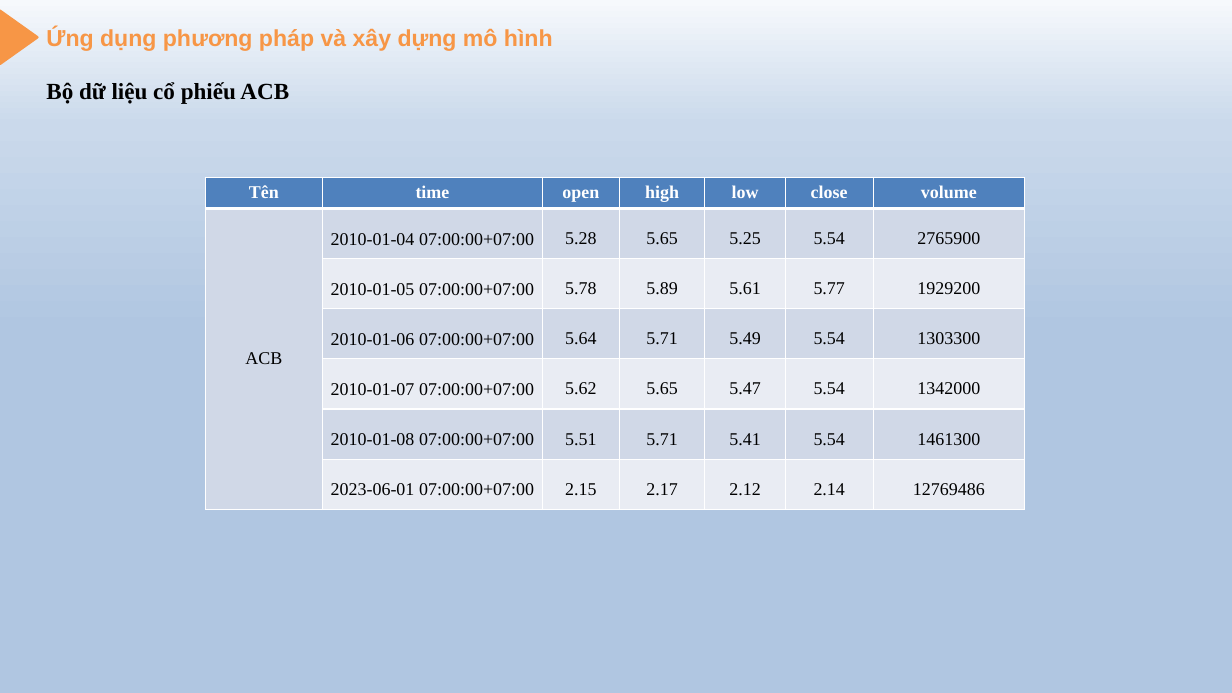
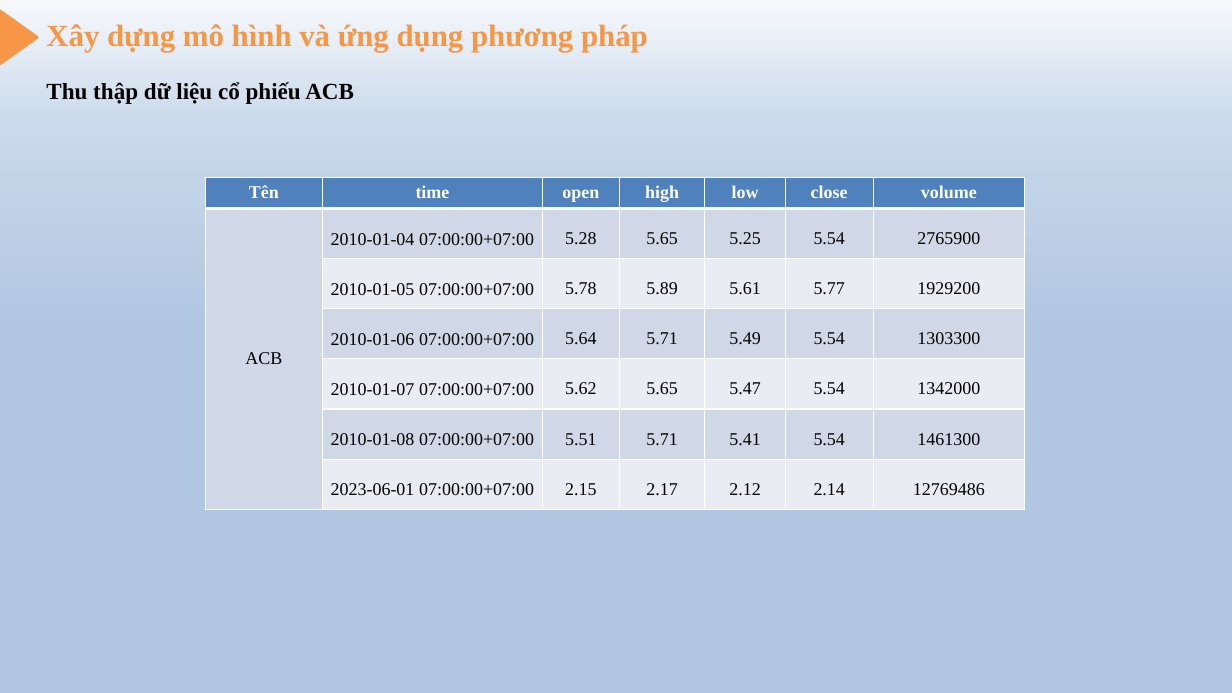
Before and after one commit to tintran2211-dev/Scientific-research, a slide deck: slide 16 of 60PM2_1851171644_TranCongTin/Code_60PM2_1871171644_TranCongTin/Slide.pptx. Drawn at 1232x693 pixels with LibreOffice and Linux fonts; fonts in the diff are those of the drawing; background and template pictures are left out. Boxes give left, top, right and bottom in pixels: in the first picture for what was removed or moved away, otherwise in the second. Text is boxed around its words. In the diff, an @@ line names an element or a change of style, - is before the commit and + after.

```diff
--- a/60PM2_1851171644_TranCongTin/Code_60PM2_1871171644_TranCongTin/Slide.pptx
+++ b/60PM2_1851171644_TranCongTin/Code_60PM2_1871171644_TranCongTin/Slide.pptx
@@ text at [46, 24, 648, 52]: text changed; size 18 to 24 pt; font Arial to Times New Roman @@
-Ứng dụng phương pháp và xây dựng mô hình
+Xây dựng mô hình và ứng dụng phương pháp
@@ text at [46, 82, 354, 104]: text changed @@
-Bộ dữ liệu cổ phiếu ACB
+Thu thập dữ liệu cổ phiếu ACB
```
Also in this commit, not shown: 19 other slides changed, 1 slide removed, 3 other files.
